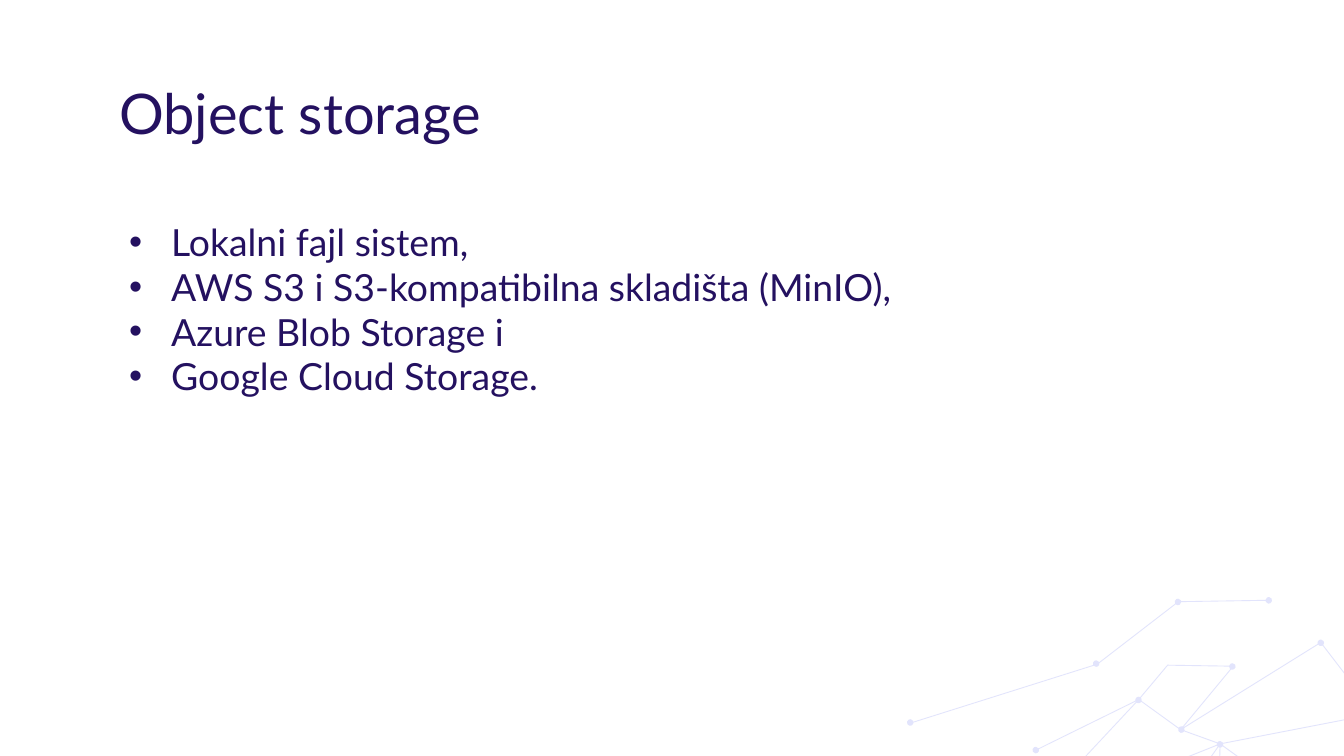
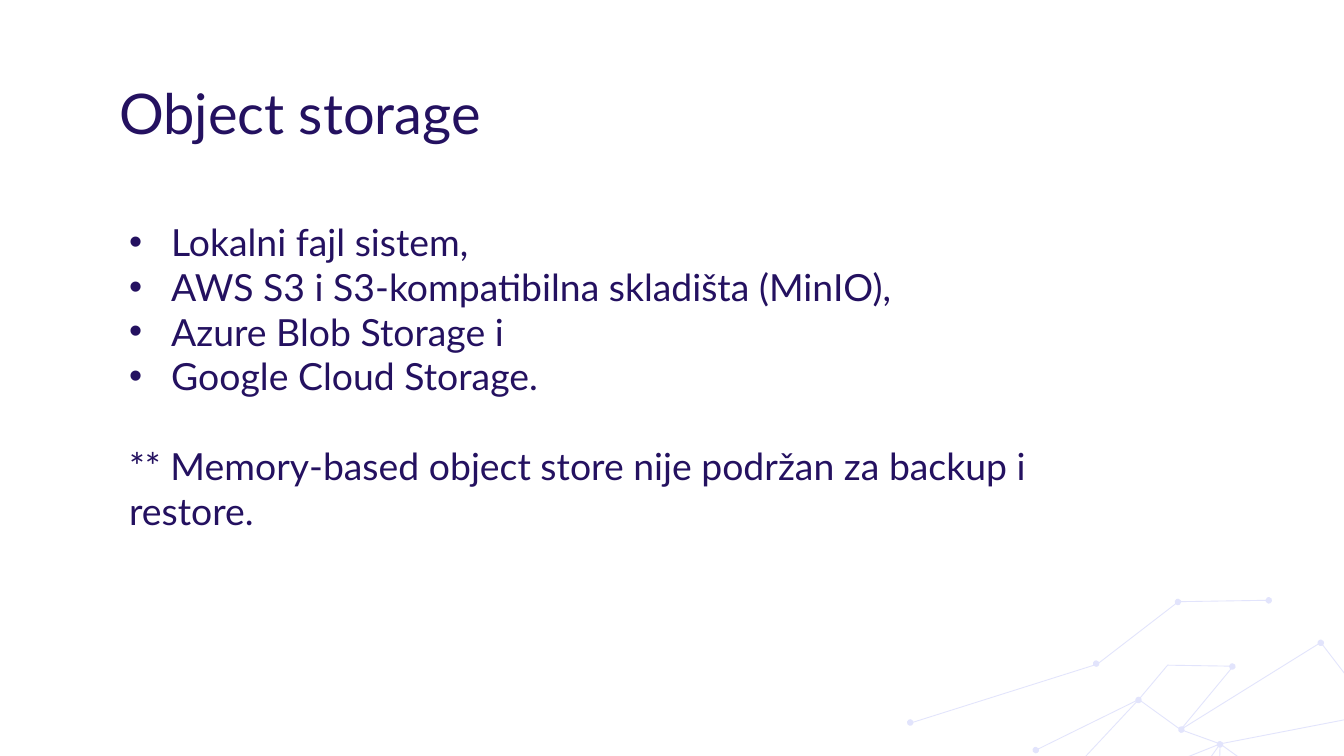
Before and after one commit to anitagolubovic/Backup_restore_InfluxDB_3_Core, a slide deck: slide 3 of Backup_restore.pptx (slide 2 before the commit). Drawn at 1344x756 pixels with LibreOffice and Linux fonts; fonts in the diff are those of the drawing; background and template pictures are left out. Boxes give left, top, right and bottom in pixels: in the first picture for what was removed or moved away, otherwise in the second. Text is boxed around its words. In the diff, an @@ line names an element or a change of style, - is before the commit and + after.

```diff
--- a/Backup_restore.pptx
+++ b/Backup_restore.pptx
@@ subtitle at (129, 452, 1026, 526): paragraph added @@
+** Memory-based object store nije podržan za backup i restore.
```
Also in this commit, not shown: 5 other slides changed, 1 slide added, 2 slides removed.
